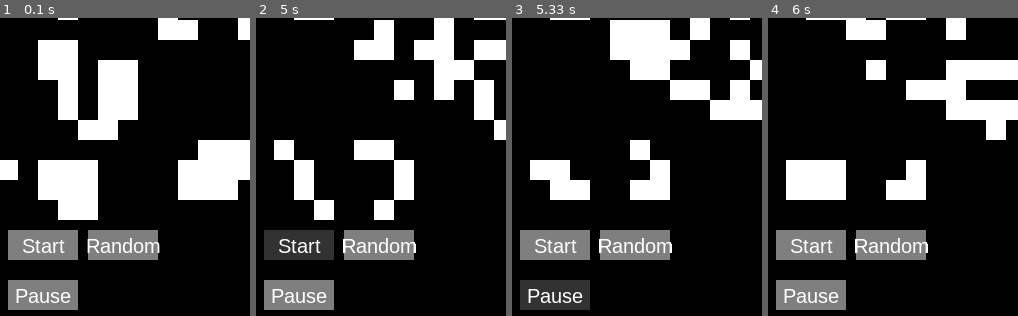
Above: before the commit, frames 1-4 (left to right).
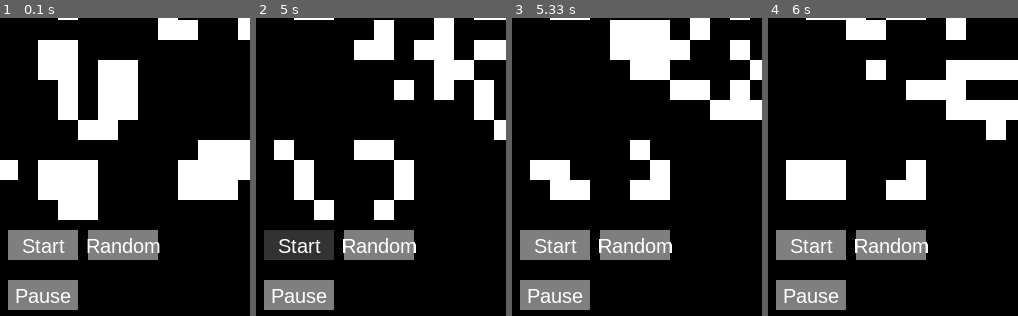
Above: after the commit, the same moments.

Repository: aaronw4/Game-of-Life
Game: pygame game, started from pyGame..py
Same seed, same stepped clock (60 frames per second), same inputs: the game is played once before the commit and once after it.
Inputs (mouse positions are % of the whole screen's width and height, from its top left):
- Up to frame 1 (0.1 s): no input
- Up to frame 2 (5 s): click "Start" at 1.02 s; click "Pause" at 1.62 s; move the mouse to (9, 96) at 1.97 s; press the mouse at (9, 96) at 2 s; move the mouse to (18, 89) at 2.1 s; release the mouse at (28, 82) at 2.23 s; click "Start" at 4.28 s; press the mouse at (9, 96) at 4.93 s
- Up to frame 3 (5.33 s): move the mouse to (12, 60) at 5.03 s; release the mouse at (15, 23) at 5.17 s
- Up to frame 4 (6 s): no input
The pictures show only the part of the screen within x 0-50%, y 50-100%; the shares and areas given below are measured in that part.

Frames 1-2 are identical in both runs. In frame 3, 2.6% of the frame differs, in the area x 3-32%, y 87-98%; in frame 4, nothing differs.

Commit message:
Game pause button works

Diff:
--- a/pyGame..py
+++ b/pyGame..py
@@ -13,6 +13,7 @@
 class Game:
     def __init__(self):
         self.count = 0
+        self.pause = False
         pygame.init()
         pygame.display.set_caption("Conway's Game of Life")
         self.screen = pygame.display.set_mode(size)
@@ -27,6 +28,9 @@
         self.init_grids()
         self.set_grid()
         #Calls functions that creates two grids and displays one upon initiating
+
+    def clear_screen(self):
+        self.screen.fill(dead_color)
 
     def init_grids(self):
         def create_grid():
@@ -67,7 +71,7 @@
         font = pygame.font.SysFont('arial', 20)
         text = font.render(message, True, alive_color)
         rect = text.get_rect()
-        rect.center = ((x + (button_width/2)), (y + (button_height/2)))
+        rect.center = (int(x + (button_width/2)), int(y + (button_height/2)))
         self.screen.blit(text, rect)
 
     def draw(self):
@@ -86,12 +90,28 @@
         self.button('Start', 10, 510, 70, 30, gray, dark_gray)
         self.button('Pause', 10, 560, 70, 30, gray, dark_gray)
         self.button('Random', 90, 510, 70, 30, gray, dark_gray)
-
+        print(self.pause)
         pygame.display.flip()
         #Turns grid of numbers into colors alive_cole is white, dead_color is black
 
-    def clear_screen(self):
-        self.screen.fill(dead_color)
+    def paused_screen(self):
+        for columns in range(25):
+            for rows in range(25):
+                if self.grids[self.grid_active][columns][rows] == 1:
+                    color = alive_color
+                elif self.grids[self.grid_active][columns][rows] == 0:
+                    color = dead_color
+                pygame.draw.rect(self.screen, color, (columns * 20, rows * 20, 20, 20)) #(Col pos, Row pos, cell width, cell height)
+
+        font = pygame.font.SysFont('arial', 24)
+        text = font.render("Generation: {}".format(self.count), True, alive_color, dead_color)
+        self.screen.blit(text, (360, 510))
+
+        self.button('Start', 10, 510, 70, 30, gray, dark_gray)
+        self.button('Continue', 10, 560, 70, 30, gray, dark_gray)
+        self.button('Random', 90, 510, 70, 30, gray, dark_gray)
+
+        pygame.display.flip()
 
     def check_neighboors(self, col, row):
         def get_value(col, row):
@@ -132,15 +152,23 @@
         #updates grid according to rules in check_neighboors fxn
 
     def events(self):
+        mouse = pygame.mouse.get_pos()
+        click = pygame.mouse.get_pressed()
+
         for event in pygame.event.get():
+            if 80 > mouse[0] > 10 and 590 > mouse[1] > 560:
+                if click[0] == 1:
+                    self.pause ^= True
             if event.type == pygame.QUIT:
                 sys.exit()
 
     def run(self):
         while True:
             self.events()
+            if self.pause:
+                continue
             self.update()
-            self.count += 1
+            self.count += True
             self.draw()
             time.sleep(0.5)
         #Updates grid, adds to count, displays grid, then waits 0.5 seconds and repeats
